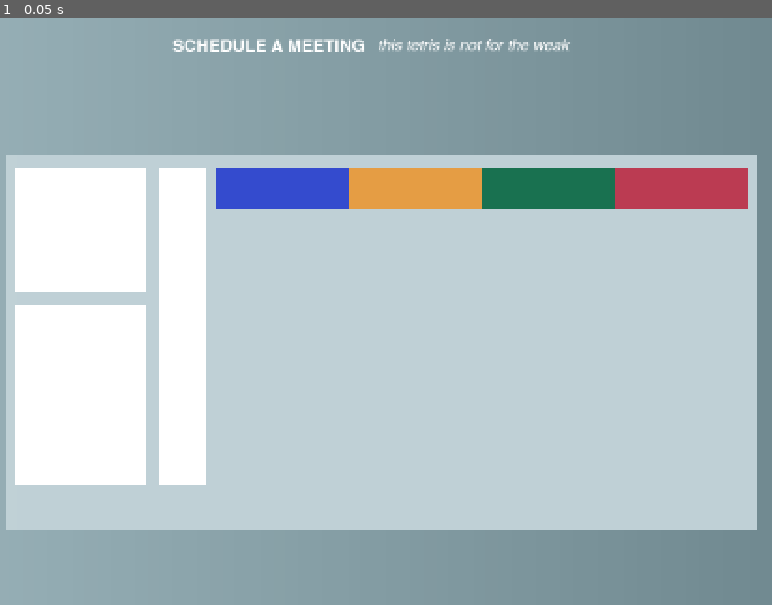
Above: before the commit, frame 1.
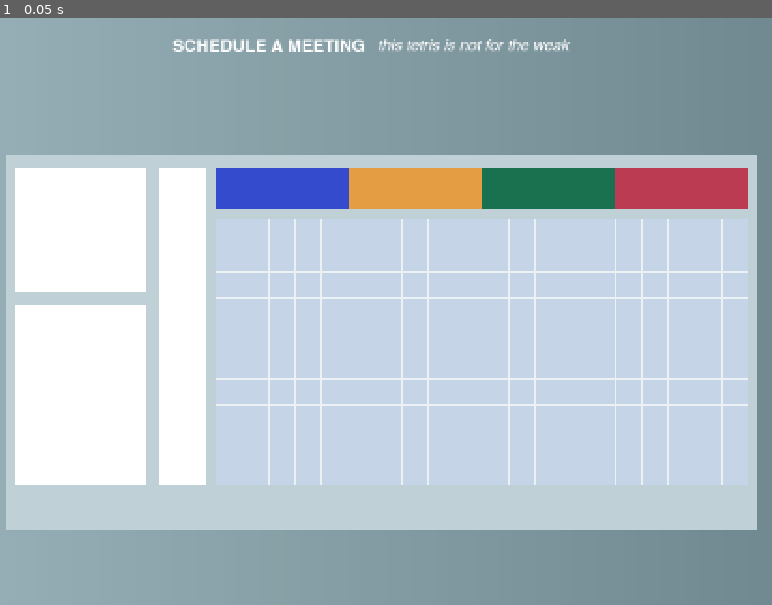
Above: after the commit, the same moment.

Repository: grkovalev/office-game
Game: Godot game, scene res://calendartetris.tscn
The game is run twice, just before and just after one commit, with the same random seed, the same clock (stepped at 60 frames per second) and the same inputs. This scene is started directly instead of the project's main scene.
Inputs:
- Up to frame 1 (0.05 s): no input

The runs differ from the first frame. In frame 1, 2.1% of the frame differs, in the area x 27-97%, y 34-80%.

Commit message:
added spawn_slot

Diff:
--- a/calendartetris.tscn
+++ b/calendartetris.tscn
@@ -1,9 +1,9 @@
 [gd_scene load_steps=27 format=3 uid="uid://dvdkj6gr6sny"]
 
 [ext_resource type="FontFile" uid="uid://72opr2tj16ch" path="res://fonts/Helvetica-Bold.ttf" id="1_5l5t3"]
-[ext_resource type="Script" path="res://tetris_gridcontainer.gd" id="1_script"]
 [ext_resource type="FontFile" uid="uid://crhysmfg7mn73" path="res://fonts/Helvetica-Oblique.ttf" id="2_jwokj"]
-[ext_resource type="Texture2D" uid="uid://b8to1iqif083x" path="res://ui_buttons/calendartetris/tetromino_pieces/shape_O.png" id="4_ay14k"]
+[ext_resource type="Script" uid="uid://bg6kmco1mybb3" path="res://calendartetris.gd" id="3_sriha"]
+[ext_resource type="Texture2D" uid="uid://b8to1iqif083x" path="res://ui_buttons/calendartetris/tetromino_pieces/shape_o.png" id="4_ay14k"]
 [ext_resource type="Texture2D" uid="uid://jau56ifui51g" path="res://ui_buttons/calendartetris/tetromino_pieces/shape_i.png" id="5_063xu"]
 [ext_resource type="Texture2D" uid="uid://bm5hum10g6a6s" path="res://ui_buttons/calendartetris/tetromino_pieces/shape_s.png" id="6_bwdfo"]
 [ext_resource type="Texture2D" uid="uid://fvtmo37af6uq" path="res://ui_buttons/calendartetris/tetromino_pieces/shape_z.png" id="7_xt0v1"]
@@ -160,7 +160,7 @@
 [node name="grid_container" type="Node2D" parent="."]
 z_index = 4
 position = Vector2(456, 376)
-script = ExtResource("1_script")
+script = ExtResource("3_sriha")
 
 [node name="tetromino_lib" type="Node2D" parent="."]
 
@@ -239,3 +239,5 @@
 rotation = 3.1415927
 scale = Vector2(1.0156913, 0.9910609)
 polygon = PackedVector2Array(-77.77957, 1.0090637, -27.567444, 0, -27.567505, -49.441956, 21.660034, -50.45099, 21.660095, 1.0090332, 70.887695, 1.0090332, 70.887695, 50.45099, -76.79501, 51.460052)
+
+[node name="spawn_slot_0" type="Node2D" parent="tetromino_lib"]
Not shown, changed: tetrisguide.md
